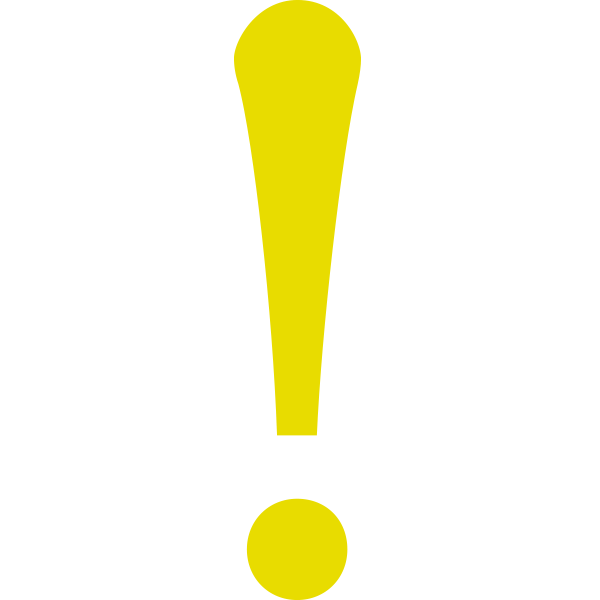
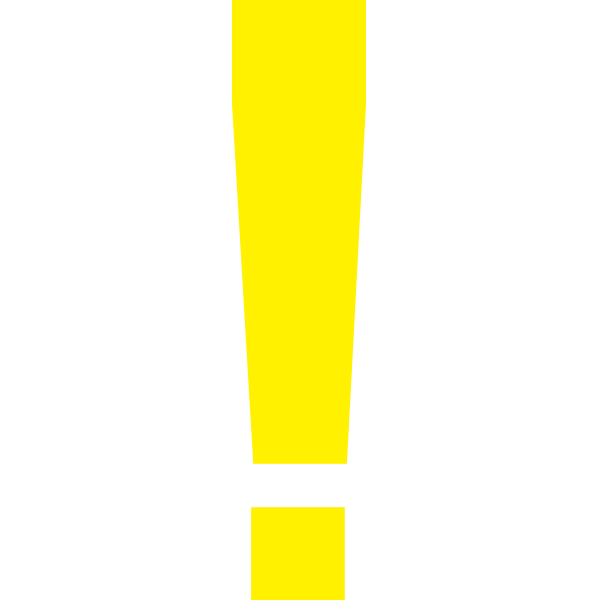
Layers edited between the first and the second 600×600 image:
added layer "ベクトルスマートオブジェクト" (1st of 2) above "ベクトルスマートオブジェクト" over [232, 0, 366, 600]
hid "ベクトルスマートオブジェクト" (2nd of 2) over [234, 0, 361, 600]
